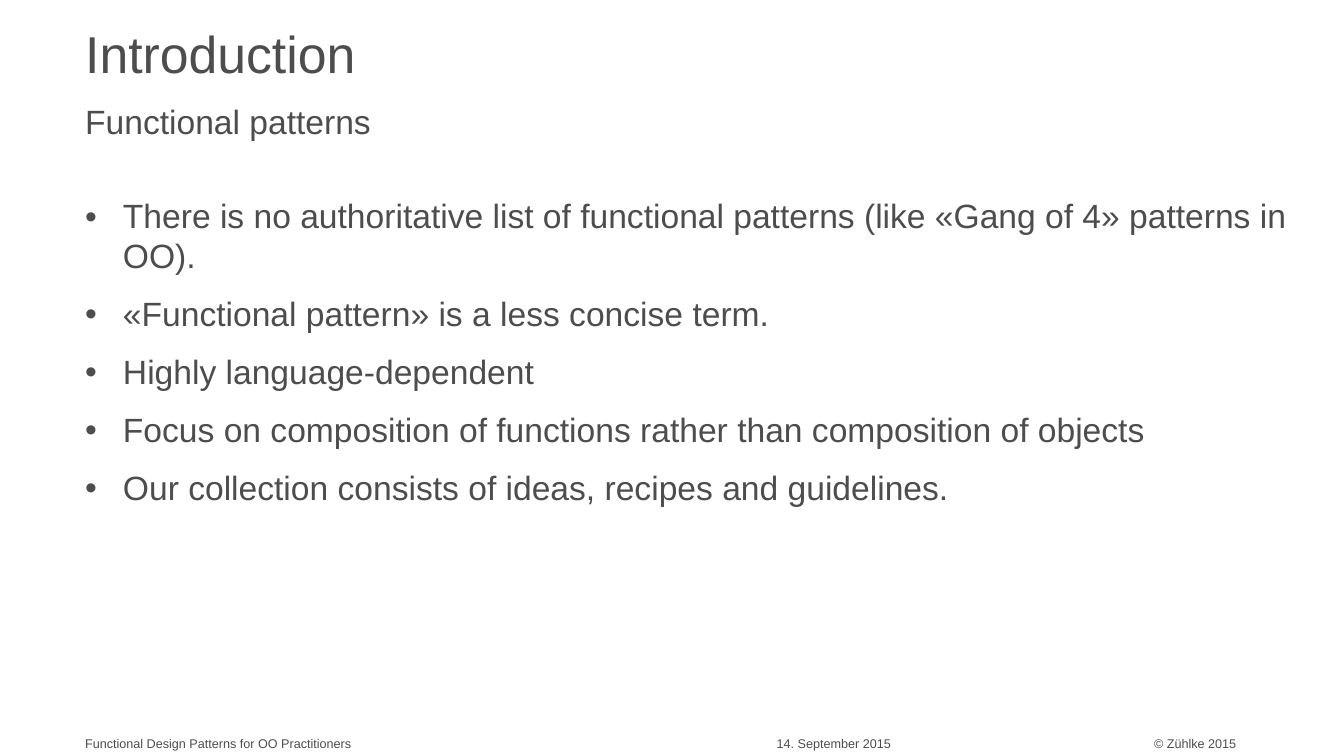
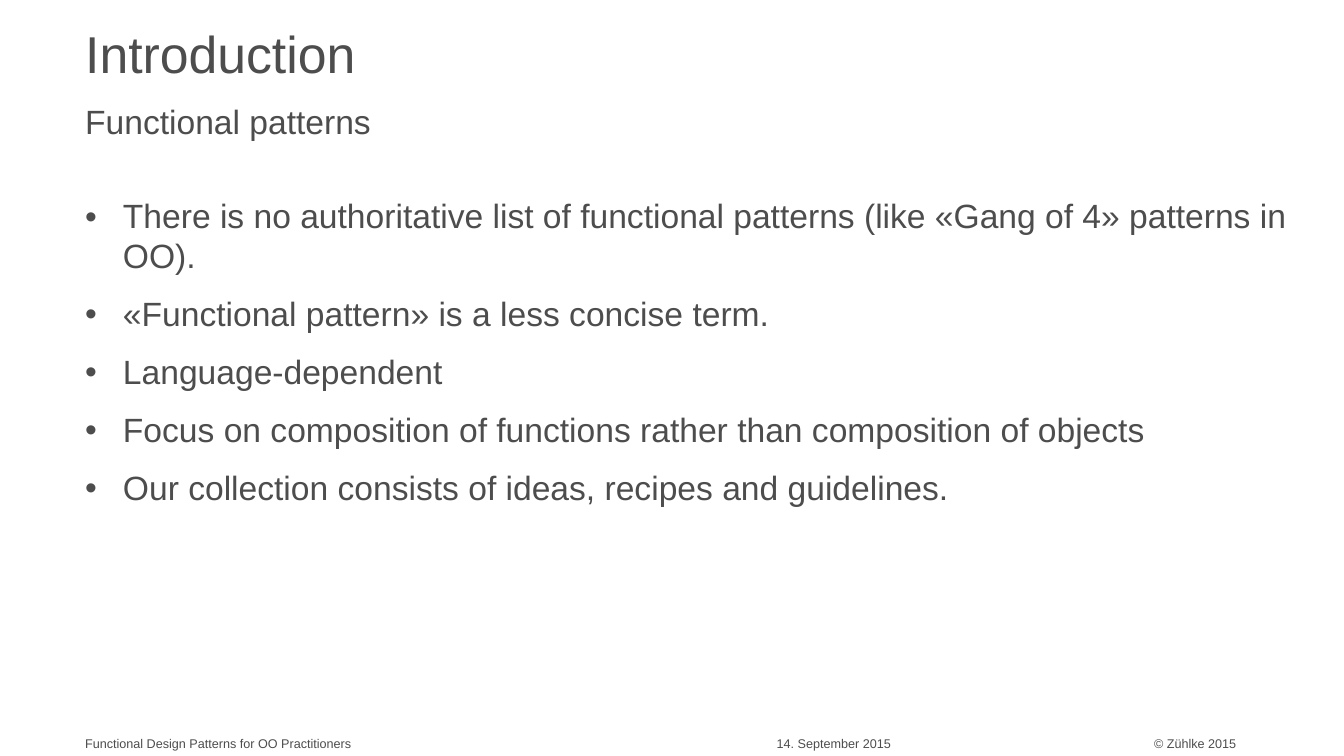
Before and after one commit to aax/zdays-fp-patterns, a slide deck: slide 5 of Functional Design Patterns for OO Practitioners.pptx (slide 10 before the commit). Drawn at 1344x756 pixels with LibreOffice and Linux fonts; fonts in the diff are those of the drawing. Boxes give left, top, right and bottom in pixels: in the first picture for what was removed or moved away, otherwise in the second. Text is boxed around its words. In the diff, an @@ line names an element or a change of style, - is before the commit and + after.

```diff
--- a/Functional Design Patterns for OO Practitioners.pptx
+++ b/Functional Design Patterns for OO Practitioners.pptx
@@ text at (x1=123, y1=359, x2=442, y2=391): text changed @@
-• Highly language-dependent
+• Language-dependent
```
Also in this commit, not shown: 6 other slides changed, 2 slides added, 5 slides removed, 4 other files.
